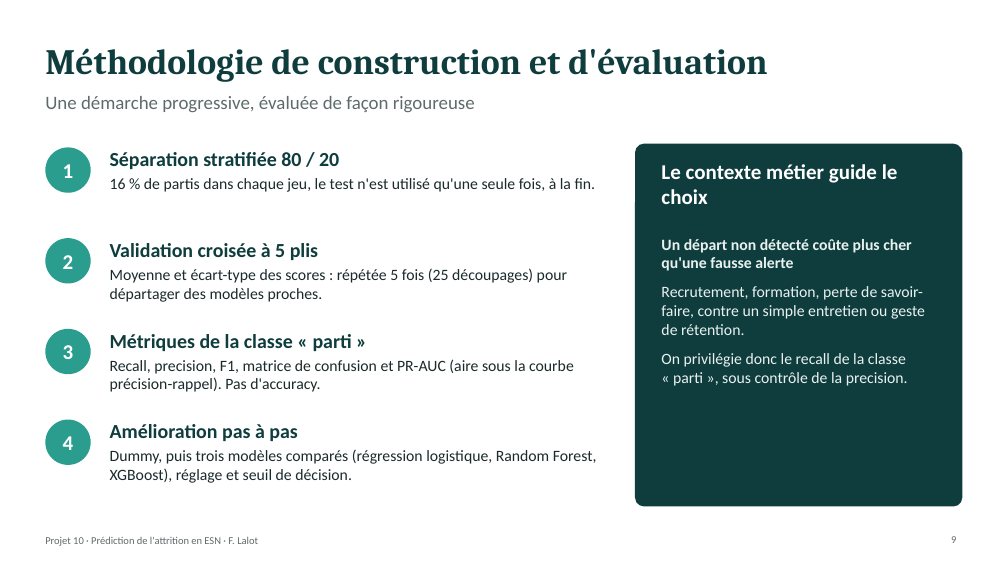
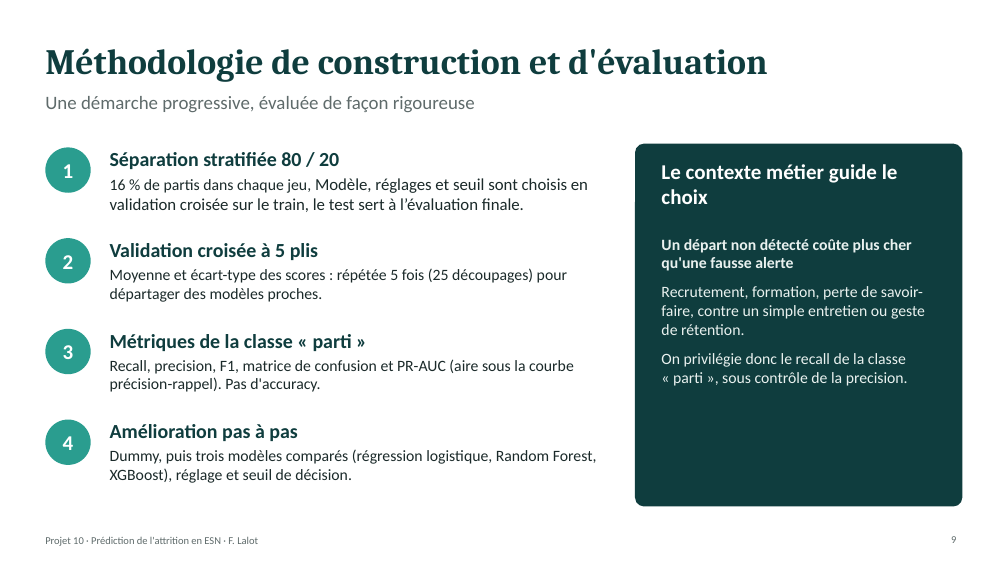
Before and after one commit to florent-lalot/projet10-attrition-esn, a slide deck: slide 9 of Soutenance_Projet10_Attrition_ESN.pptx. Drawn at 1008x567 pixels with LibreOffice and Linux fonts; fonts in the diff are those of the drawing. Boxes give left, top, right and bottom in pixels: in the first picture for what was removed or moved away, otherwise in the second. Text is boxed around its words. In the diff, an @@ line names an element or a change of style, - is before the commit and + after.

Commit message:
Corrections suite au retour du mentor : scipy, histogrammes, courbe précision-rappel, écarts-types, second scatter SHAP, formulation sur le jeu de test

```diff
--- a/Soutenance_Projet10_Attrition_ESN.pptx
+++ b/Soutenance_Projet10_Attrition_ESN.pptx
@@ text at (x1=110, y1=178, x2=588, y2=212): text changed; size 15 to 16 pt @@
-16 % de partis dans chaque jeu, le test n'est utilisé qu'une seule fois, à la fin.
+16 % de partis dans chaque jeu, Modèle, réglages et seuil sont choisis en validation croisée sur le train, le test sert à l’évaluation finale.
```
Also in this commit, not shown: 1 other slide changed, 4 other files.
